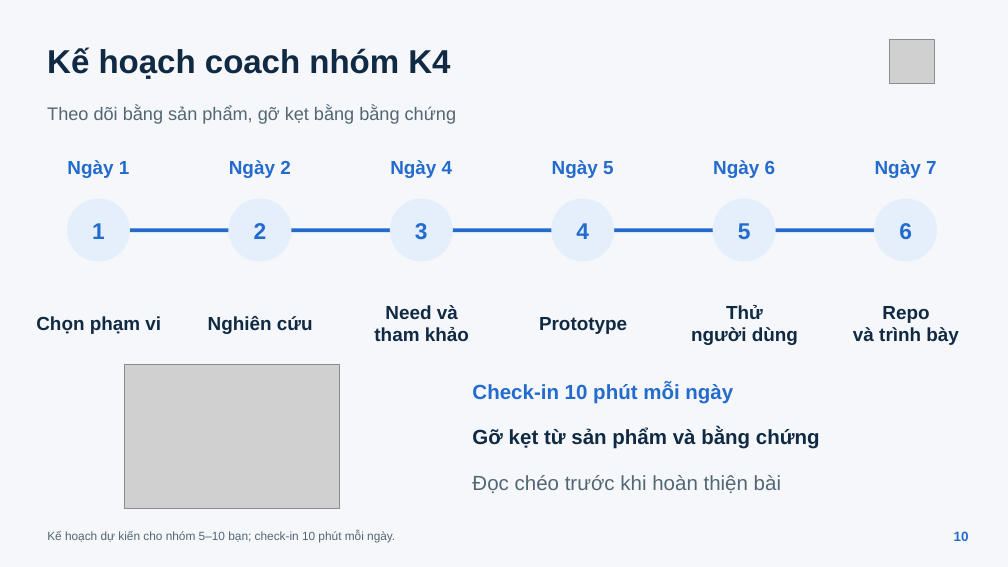
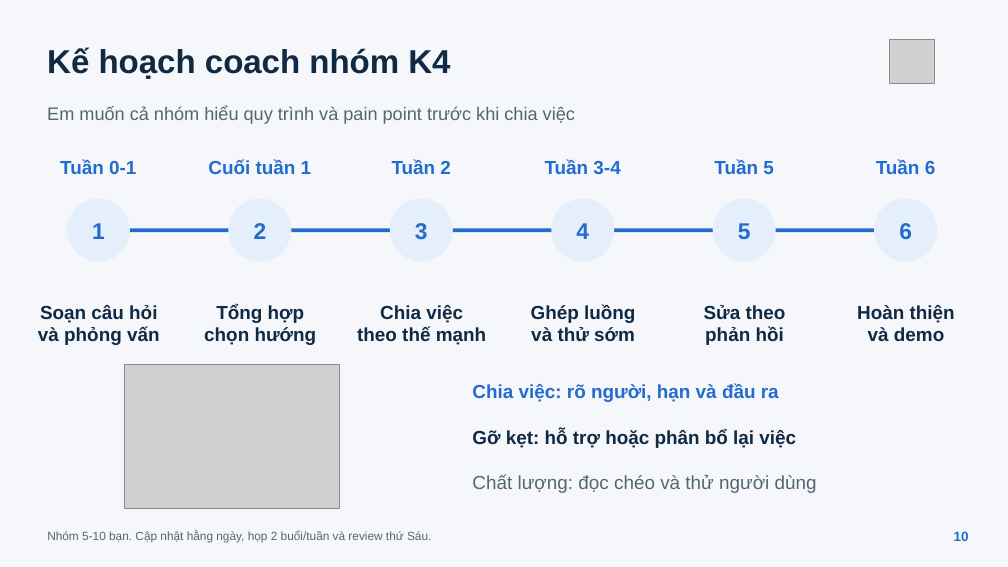
Before and after one commit to DuongDucMinh/1week_vinmec, a slide deck: slide 10 of outputs/slides/tro-ly-kham-ngoai-tru.pptx. Drawn at 1008x567 pixels with LibreOffice and Linux fonts; fonts in the diff are those of the drawing; grey boxes stand for pictures. Boxes give left, top, right and bottom in pixels: in the first picture for what was removed or moved away, otherwise in the second. Text is boxed around its words. In the diff, an @@ line names an element or a change of style, - is before the commit and + after.

Commit message:
docs(slides): synchronize the presentation with the current prototype
- Update prototype behavior, recovery and connectivity explanations on slides 8 and 9.
- Align slide 10 with the six-week coaching plan.
- Publish matching slide content, outline, preview images, PowerPoint and PDF.

```diff
--- a/outputs/slides/tro-ly-kham-ngoai-tru.pptx
+++ b/outputs/slides/tro-ly-kham-ngoai-tru.pptx
@@ text at [47,106,575,124]: text changed @@
-Theo dõi bằng sản phẩm, gỡ kẹt bằng bằng chứng
+Em muốn cả nhóm hiểu quy trình và pain point trước khi chia việc
@@ text at [60,160,136,174]: text changed @@
-Ngày 1
+Tuần 0-1
@@ text at [208,160,312,174]: text changed @@
-Ngày 2
+Cuối tuần 1
@@ text at [392,160,451,174]: text changed @@
-Ngày 4
+Tuần 2
@@ text at [545,160,620,175]: text changed @@
-Ngày 5
+Tuần 3-4
@@ text at [714,160,774,174]: text changed @@
-Ngày 6
+Tuần 5
@@ text at [876,160,936,174]: text changed @@
-Ngày 7
+Tuần 6
@@ text at [38,305,160,345]: text changed @@
-Chọn phạm vi
+Soạn câu hỏi
+và phỏng vấn
@@ text at [204,304,317,345]: text changed @@
-Nghiên cứu
+Tổng hợp
+chọn hướng
@@ text at [357,305,486,345]: text changed @@
-Need và
-tham khảo
+Chia việc
+theo thế mạnh
@@ text at [531,304,635,341]: text changed @@
-Prototype
+Ghép luồng
+và thử sớm
@@ text at [704,305,786,345]: text changed @@
-Thử
-người dùng
+Sửa theo
+phản hồi
@@ text at [857,305,955,341]: text changed @@
-Repo
-và trình bày
+Hoàn thiện
+và demo
@@ text at [472,383,779,402]: text changed; size 19.5 to 18 pt @@
-Check-in 10 phút mỗi ngày
+Chia việc: rõ người, hạn và đầu ra
@@ text at [472,429,796,448]: text changed; size 19.5 to 18 pt @@
-Gỡ kẹt từ sản phẩm và bằng chứng
+Gỡ kẹt: hỗ trợ hoặc phân bổ lại việc
@@ text at [472,475,817,493]: text changed; size 19.5 to 18 pt @@
-Đọc chéo trước khi hoàn thiện bài
+Chất lượng: đọc chéo và thử người dùng
@@ text at [47,531,431,543]: text changed @@
-Kế hoạch dự kiến cho nhóm 5–10 bạn; check-in 10 phút mỗi ngày.
+Nhóm 5-10 bạn. Cập nhật hằng ngày, họp 2 buổi/tuần và review thứ Sáu.
```
Also in this commit, not shown: 2 other slides changed, 6 other files.
